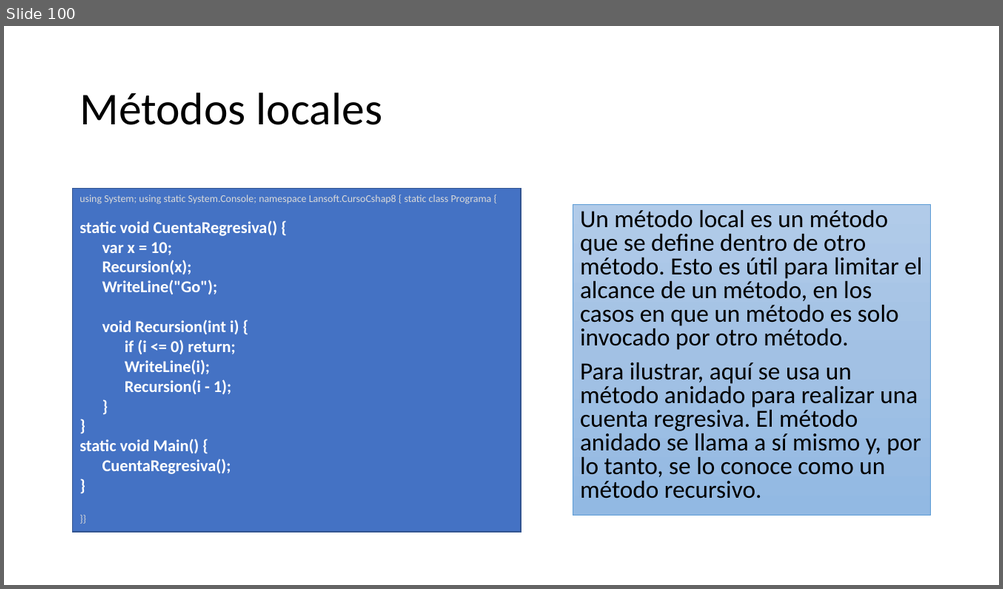
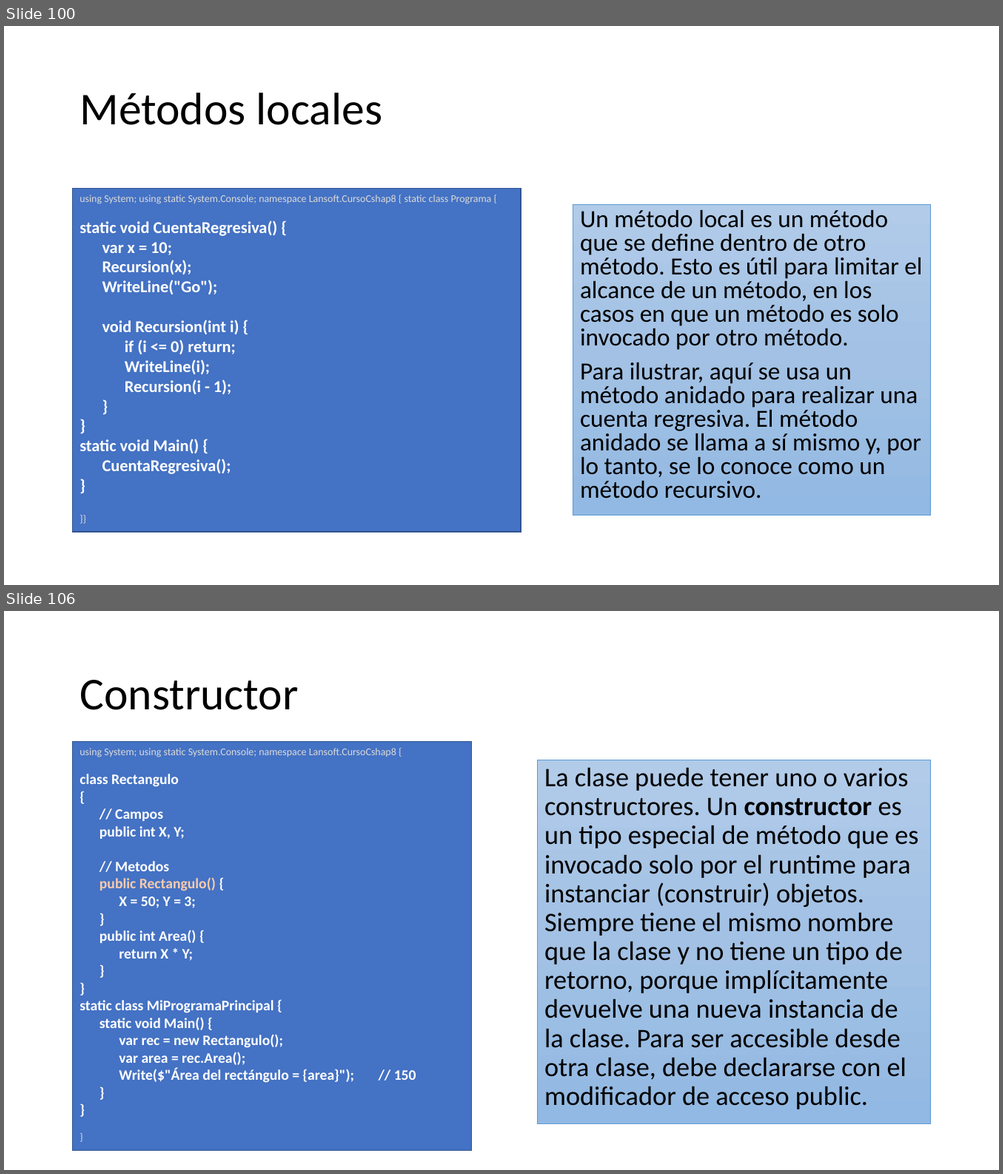
Before and after one commit to AlbertOsinaga/CursoCSharp__8, a slide deck: CSharpQuickReferencia.pptx. Shown one above the other, each under a label of ours: slide 100 before the commit, slides 100 and 106 after it; the slides between them are not shown. The pictures are 1003x589 and 1003x1174 pixels, drawn with LibreOffice and Linux fonts; fonts in the diff are those of the drawing. Boxes give left, top, right and bottom in pixels: in the first picture for what was removed or moved away, otherwise in the second. Text is boxed around its words. In the diff, an @@ line names an element or a change of style, - is before the commit and + after.

```diff
--- a/CSharpQuickReferencia.pptx
+++ b/CSharpQuickReferencia.pptx
@@ slide 106 added at [4,611,999,1170], background #FFFFFF @@
@@ title added at [79,680,298,710], 44 pt, text #000000 @@
+Constructor
@@ rectangle added at [73,741,472,1151], fill #4472C4, outline #325491 1 pt, 14 pt, text #FFFFFF, bold @@
+using System; using static System.Console; namespace Lansoft.CursoCshap8 {
+class Rectangulo
+{
+// Campos
+public int X, Y;
+// Metodos
+public Rectangulo() {
+X = 50; Y = 3;
+}
+public int Area() {
+return X * Y;
+}
+}
+static class MiProgramaPrincipal {
+static void Main() {
+var rec = new Rectangulo();
+var area = rec.Area();
+Write($"Área del rectángulo = {area}"); // 150
+}
+}
+}
@@ text added at [537,760,930,1125], fill gradient #B1CBE9 to #A3C1E5 to #93B9E4, outline #5B9BD5 0.5 pt, 25.9 pt, text #000000 @@
+La clase puede tener uno o varios constructores. Un constructor es un tipo especial de método que es invocado solo por el runtime para instanciar (construir) objetos. Siempre tiene el mismo nombre que la clase y no tiene un tipo de retorno, porque implícitamente devuelve una nueva instancia de la clase. Para ser accesible desde otra clase, debe declararse con el modificador de acceso public.
```
Also in this commit, not shown: 10 other slides added, 1 other file.
